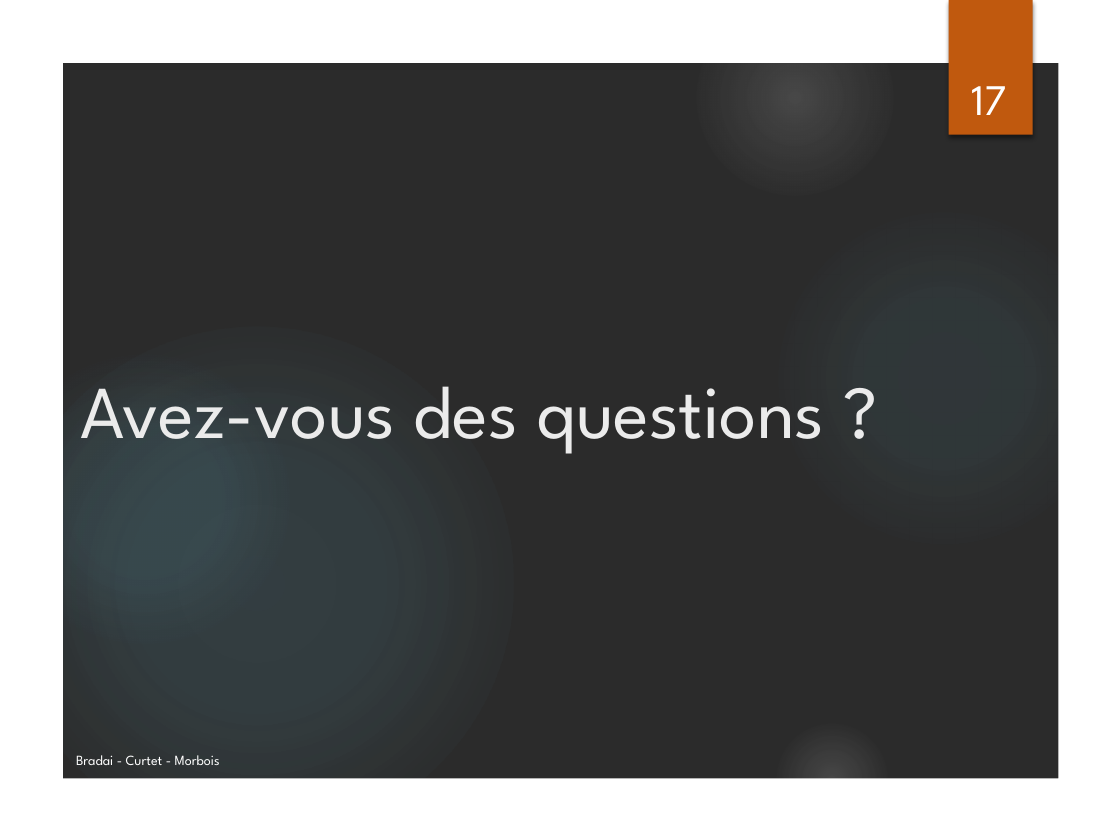
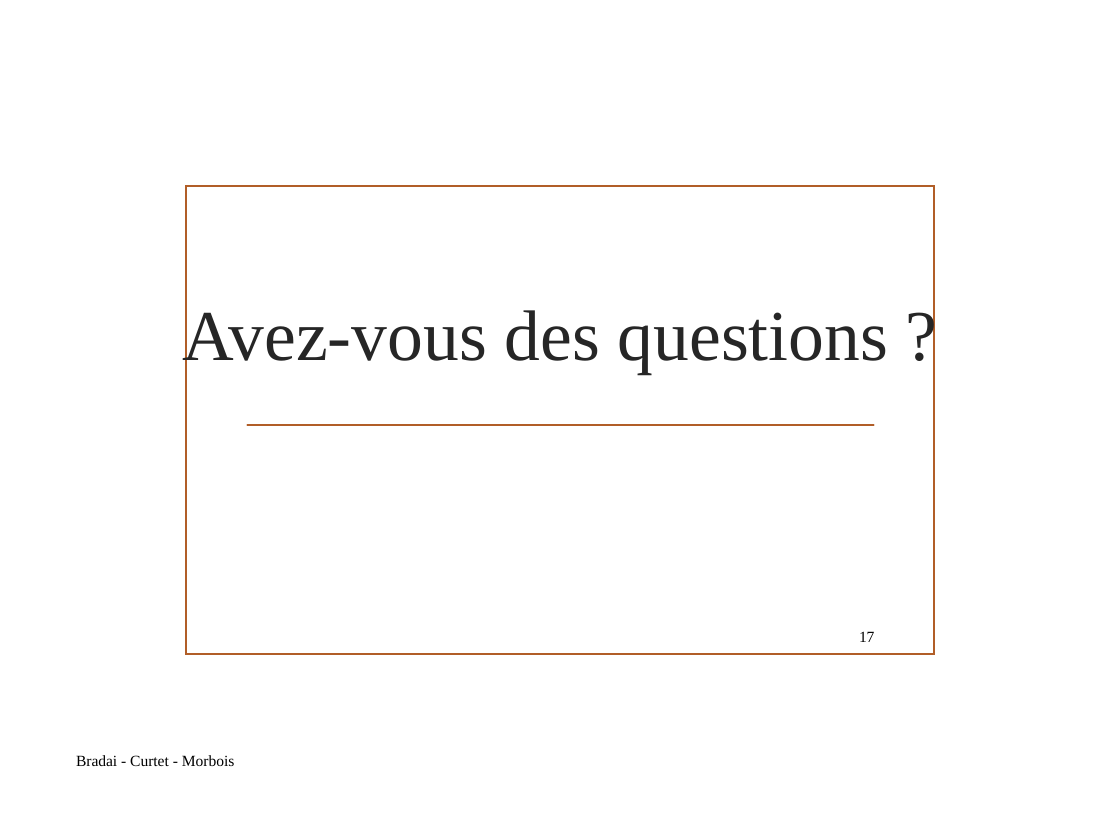
Before and after one commit to haithambradai/archi-velo, a slide deck: slide 17 of Projet ArchiWeb.pptx. Drawn at 1120x840 pixels with LibreOffice and Linux fonts; fonts in the diff are those of the drawing; background and template pictures are left out; a plain dark background stands for a picture behind light text. Boxes give left, top, right and bottom in pixels: in the first picture for what was removed or moved away, otherwise in the second. Text is boxed around its words. In the diff, an @@ line names an element or a change of style, - is before the commit and + after.

```diff
--- a/Projet ArchiWeb.pptx
+++ b/Projet ArchiWeb.pptx
@@ group removed at <box>0,0,1120,840</box>: 5 ellipses, 1 freeform shape @@
@@ rectangle removed at <box>949,0,1033,134</box> @@
@@ title "Avez-vous des questions ?": place and size @@
-title "Avez-vous des questions ?" at <box>80,386,824,454</box>
+title "Avez-vous des questions ?" at <box>182,303,888,373</box>
@@ title "Avez-vous des questions ?" at <box>182,303,888,373</box>: size 48 to 46 pt, font League Spartan to Times New Roman, text colour #EBEBEB to #262626; alignment left to centre @@
@@ rectangle added at <box>186,186,935,654</box>, outline #B15E28 1.25 pt @@
@@ line added from (248, 426) to (874, 426), #B15E28 1.25 pt @@
@@ page number: place and size @@
-page number at <box>971,86,1007,115</box>
+page number at <box>859,631,875,642</box>
@@ page number at <box>859,631,875,642</box>: size 28 to 10 pt, font League Spartan to Times New Roman, text colour #FFFFFF to #000000; alignment centre to right; vertical alignment bottom to middle @@
@@ text "Bradai - Curtet - Morbois" at <box>76,755,235,766</box>: size 9 to 10 pt, font League Spartan to Times New Roman, text colour #FFFFFF to #000000; vertical alignment bottom to middle @@
```
Also in this commit, not shown: 16 other slides changed.
